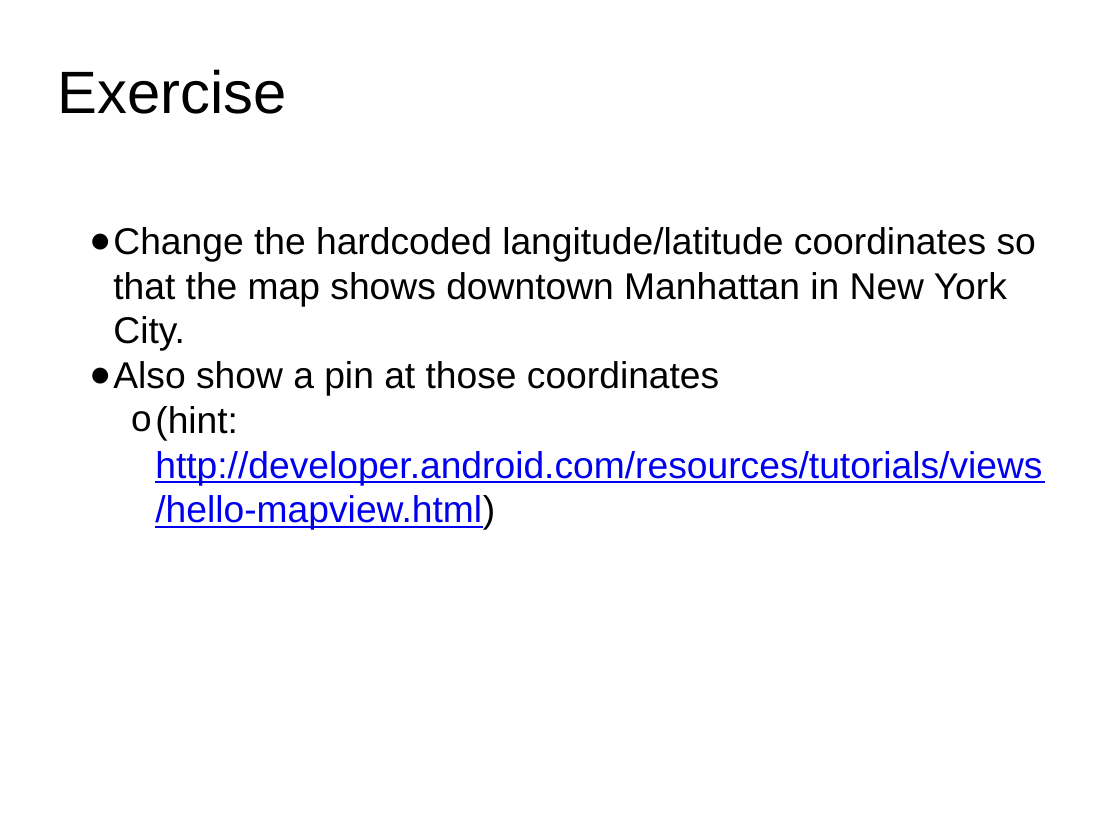
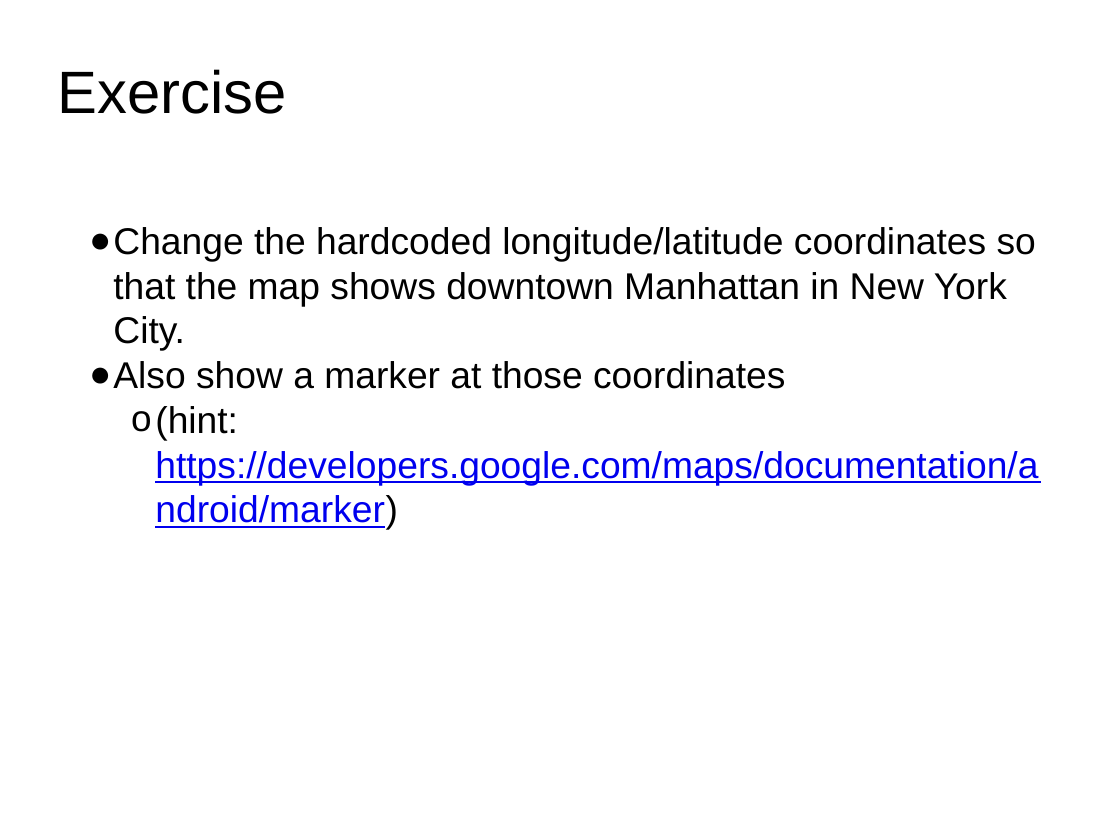
Before and after one commit to apuder/android-tutorials, a slide deck: slide 4 of android/map/doc/slides.pptx (slide 5 before the commit). Drawn at 1120x840 pixels with LibreOffice and Linux fonts; fonts in the diff are those of the drawing. Boxes give left, top, right and bottom in pixels: in the first picture for what was removed or moved away, otherwise in the second. Text is boxed around its words. In the diff, an @@ line names an element or a change of style, - is before the commit and + after.

Commit message:
Update map tutorial to Maps API v2

```diff
--- a/android/map/doc/slides.pptx
+++ b/android/map/doc/slides.pptx
@@ text at (x1=113, y1=227, x2=1038, y2=530): text changed @@
-● Change the hardcoded langitude/latitude coordinates so that the map shows downtown Manhattan in New York City.
-● Also show a pin at those coordinates
-  o (hint: http://developer.android.com/resources/tutorials/views/hello-mapview.html)
+● Change the hardcoded longitude/latitude coordinates so that the map shows downtown Manhattan in New York City.
+● Also show a marker at those coordinates
+  o (hint: https://developers.google.com/maps/documentation/android/marker)
```
Also in this commit, not shown: 2 other slides changed, 1 slide removed, 6 other files.
